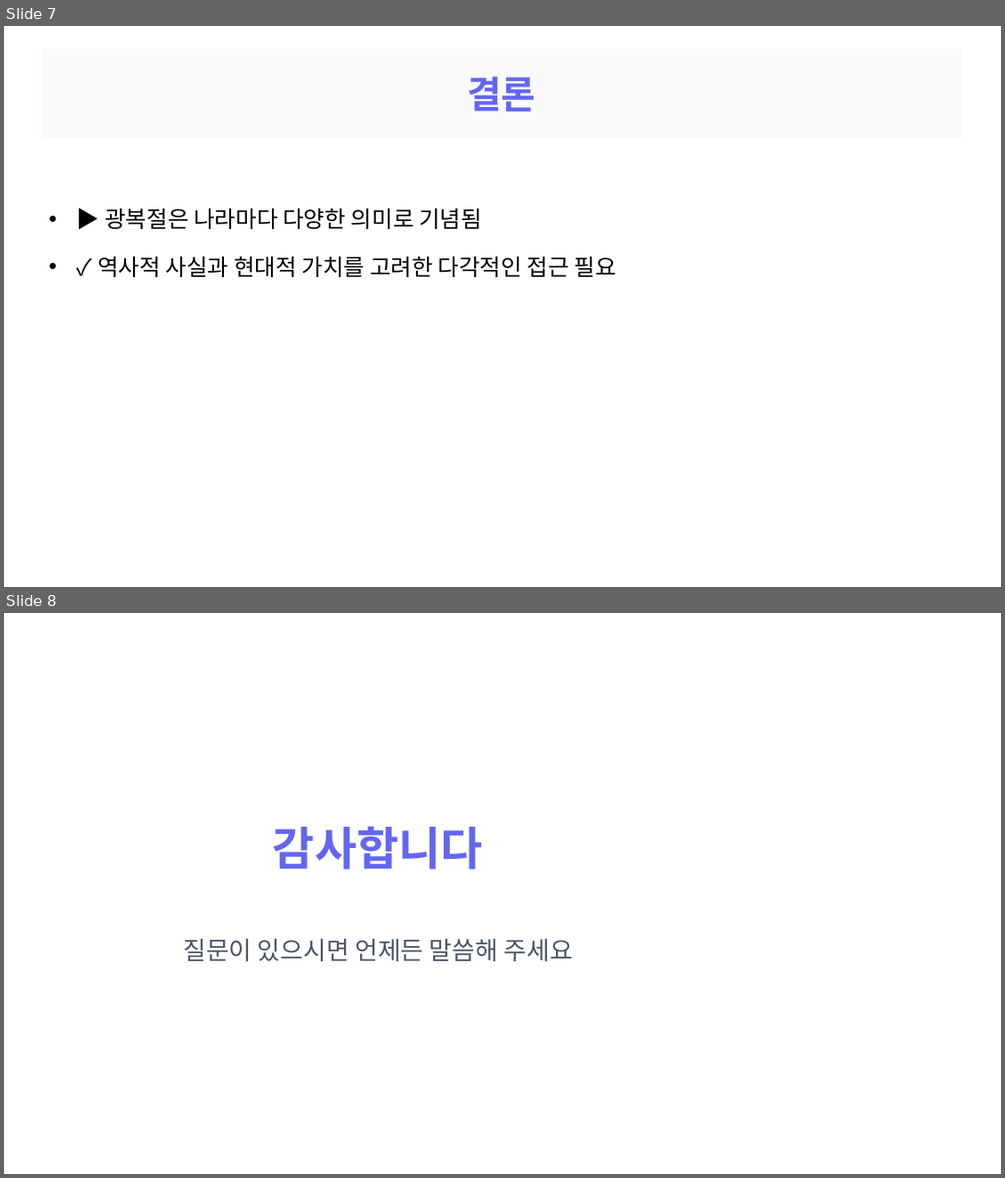
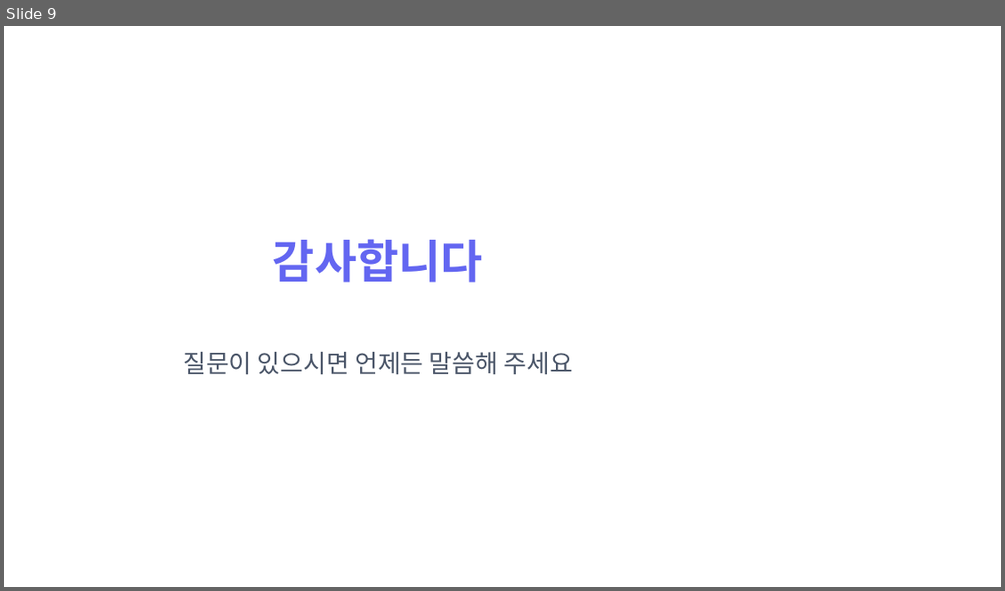
Before and after one commit to devna0111/FlowMate, a slide deck: uploads/pptx_sample.pptx. Shown one above the other, each under a label of ours: slides 7 and 8 before the commit, slide 9 after it. The pictures are 1005x1178 and 1005x591 pixels, drawn with LibreOffice and Linux fonts; fonts in the diff are those of the drawing. Boxes give left, top, right and bottom in pixels: in the first picture for what was removed or moved away, otherwise in the second. Text is boxed around its words. In the diff, an @@ line names an element or a change of style, - is before the commit and + after.

```diff
--- a/uploads/pptx_sample.pptx
+++ b/uploads/pptx_sample.pptx
@@ slide 7 removed at <box>4,26,1001,587</box>, background #FFFFFF @@
@@ title removed at <box>41,48,961,138</box> @@
-결론
@@ text removed at <box>97,208,615,277</box> @@
-• ▶ 광복절은 나라마다 다양한 의미로 기념됨
-• ✓ 역사적 사실과 현대적 가치를 고려한 다각적인 접근 필요
@@ what was slide 8 is now slide 9 @@
```
Also in this commit, not shown: 5 slides changed, 3 slides added, 1 other slide removed, 14 other files.
